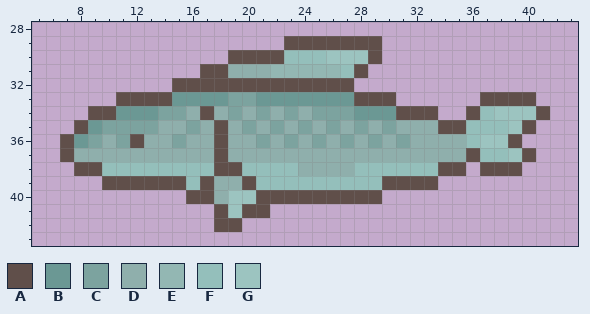
A pixel-art sprite gets an edit: CykelShorts/Assets/Sprites/underwater/FISK 1.png. That is the earlier state.
The file is 50x50 pixels. Colours within 5 levels of each other are drawn and written as one. Shown: x 5..43, y 28..43.
Palette (. is transparent): A #604f4a  B #6b9894  C #7ca39f  D #8fafac  E #93b7b3  F #94bfbb  G #9cc4c0
After:
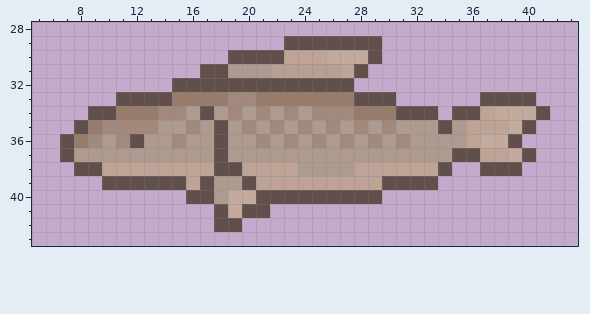
Change:
colour B: #6b9894 -> #987b6b
colour C: #7ca39f -> #a3897c
colour D: #8fafac -> #af9a8f
colour E: #93b7b3 -> #b79f93
colour F: #94bfbb -> #bfa394
colour G: #9cc4c0 -> #c4aa9c
Changed rows in their new state; - is a pixel that keeps its letter.
first column x 35:
34 A
35 D
37 A
38 .
Boxes around the changes in both pictures, in picture pixels (x1, y1, x2, y2):
changed: (74, 50, 536, 218)
